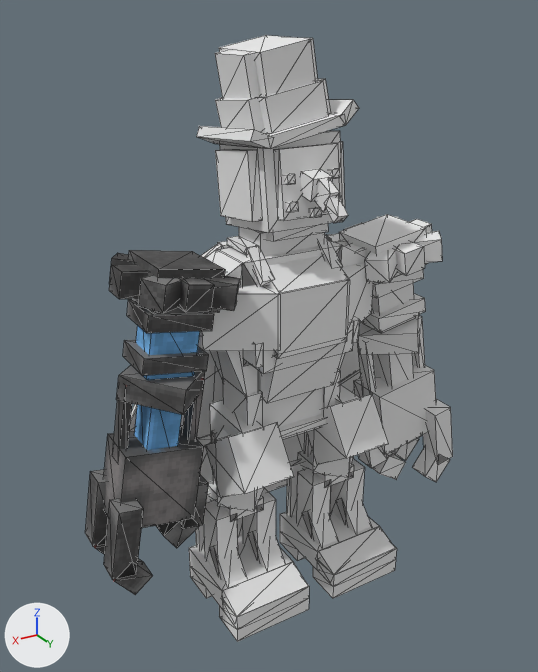
Renders of the glTF model three-js-ref/public/snowman-v3.glb from each side of a commit.
One viewpoint serves both versions: a 50 mm camera at (3.0, 4.34, 4.74) aimed at (0.18, -0.36, 2.39). Every picture has the same lights, and +X, +Y and +Z are marked at lower left. Mesh edges are drawn as thin lines. Where no turn or scale is listed for an object, it has been applied to the vertices.

Before the edit, the objects in view are built like this:
```python
me_mesh_116 = bpy.data.meshes.new('Mesh_116')
me_mesh_116.from_pydata(...)  # 8 vertices, 12 faces; spans x -0.196..0.271, y -0.125..0.125, z -0.525..0.094
me_mesh_116.materials.append(mat_material_6)
me_mesh_118 = bpy.data.meshes.new('Mesh_118')
me_mesh_118.from_pydata(...)  # 8 vertices, 12 faces; spans x -0.235..0.279, y -0.188..0.188, z -0.228..-0.018
me_mesh_118.materials.append(mat_material_6)
ob_cube_099 = bpy.data.objects.new('cube.099', me_mesh_116)
ob_cube_099.location = (1.035, -0.281, 2.838)
ob_cube_101 = bpy.data.objects.new('cube.101', me_mesh_118)
ob_cube_101.location = (1.078, -0.281, 2.592)
ob_head = bpy.data.objects.new('head', None)
ob_head.parent = ob_top
ob_head.location = (0.0133, -0.261, -0.699)
ob_head.rotation_euler = (0.13, 0.0, 0.0)  # degrees (7.4, 0, 0)
# also in view: 'cube.094' at (1.01, -0.28, 3.02); 'cube.028' at (-0.41, 0.16, 0.19); 'cube.043' at (0.05, -0.9, 0.9); 'cube.063' at (0.58, -0.33, 2.44); 'cube.001' at (0.53, -0.28, 1.56)
```
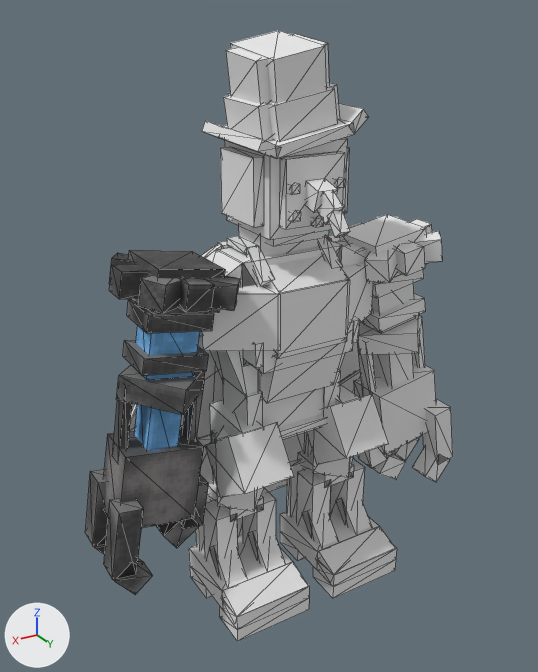
ob_head is not drawn itself; it is the parent of ob_hat, ob_face, ob_topmain.

Where the newer file only moved an object's origin or applied its transform, the numbers keep the older frame.

Location of each change, [x1, y1, x2, y2] in pixels of the pictures (538 x 672 px):
'40c226dd-9e21-f608-c1be-e1942eef407a', turned
    before: [219, 35, 315, 96]
    after: [230, 30, 326, 103]
'f47f3241-249d-9ecf-b9d6-8179411079fb', turned
    before: [219, 131, 342, 232]
    after: [225, 138, 347, 239]
'99f066c6-da89-6d8a-9bf0-72a03c7b452a', turned
    before: [273, 143, 340, 221]
    after: [279, 151, 345, 229]
'4600fc76-6732-83ad-8df4-9e1b047f9ca4', turned
    before: [220, 81, 328, 133]
    after: [228, 87, 337, 141]
'4fc264a7-fcd5-6673-0961-6f148e29d599', turned
    before: [215, 149, 262, 221]
    after: [220, 147, 264, 227]
'5a5488c6-7b08-6041-854c-fb6e3603afe6', turned
    before: [215, 37, 318, 99]
    after: [226, 34, 329, 104]
'f8810fa5-48ab-f8cc-5f67-96d3e88918d4', turned
    before: [215, 79, 330, 133]
    after: [223, 83, 339, 141]
'8c3bb42e-fe27-d897-4d99-62c11aa3617f', turned
    before: [265, 114, 346, 149]
    after: [224, 120, 354, 159]
'f109224e-1794-f6fc-622a-d844dda26409', turned
    before: [196, 126, 273, 149]
    after: [202, 120, 279, 159]
'd1d2e2b9-18ad-1410-9898-f3615b787cea', turned
    before: [301, 169, 333, 201]
    after: [305, 178, 338, 212]
'4c5b7aa5-cb37-4463-4f50-3c6d9450df7e', turned
    before: [266, 223, 328, 241]
    after: [266, 230, 329, 246]
'2241fd5b-4d36-5858-7c38-1c9634104bb8', turned
    before: [315, 177, 340, 212]
    after: [318, 190, 344, 225]
'a7f5828a-bc17-a56d-b128-95f415c47473', turned
    before: [328, 100, 359, 124]
    after: [337, 103, 369, 134]
'c1c5ba76-ad81-2067-51e0-0d1fc14fee22', turned
    before: [324, 195, 348, 223]
    after: [327, 210, 350, 238]
'004625f7-11ca-6bad-5c97-8431c5898bbe', turned
    before: [340, 141, 345, 207]
    after: [345, 147, 349, 213]
'cube.054', turned
    before: [310, 207, 321, 218]
    after: [335, 178, 345, 188]
'cube.053', turned
    before: [330, 169, 340, 179]
    after: [290, 183, 300, 194]
'cube.056', turned
    before: [287, 201, 298, 212]
    after: [342, 204, 345, 213]
'cube.055', turned (not visible before)
    after: [311, 216, 323, 227]
'cube.067', unchanged, uncovered by the edit
    before: [342, 263, 373, 334]
    after: [274, 279, 349, 359]
'cube.070', unchanged, covered by the edit
    before: [202, 284, 280, 351]
    after: [342, 263, 373, 334]
'cube.107', unchanged, uncovered by the edit
    before: [114, 559, 153, 595]
    after: [104, 499, 144, 580]
'cube.108', unchanged, covered by the edit
    before: [104, 499, 144, 580]
    after: [114, 559, 153, 595]

What changed in the scene script:
```text
Change ob_head:
    ob_head.rotation_euler: (0.13, 0.0, 0.0) -> (0.0, 0.0, 0.0)  # degrees (7.4, 0, 0) -> degrees (0, 0, 0)
```
